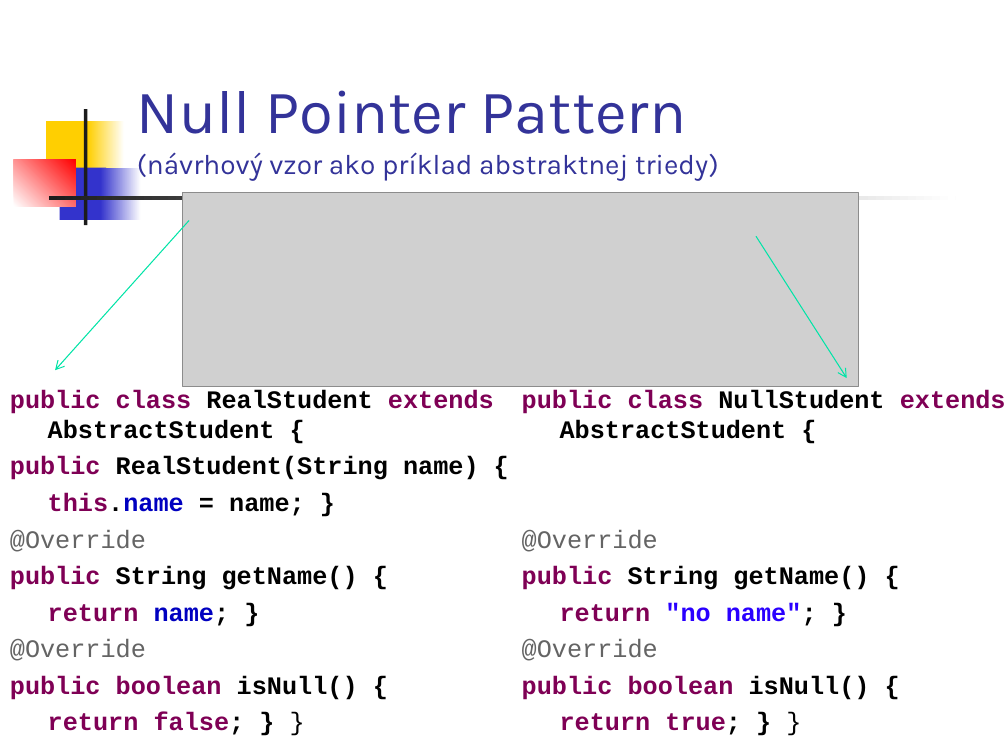
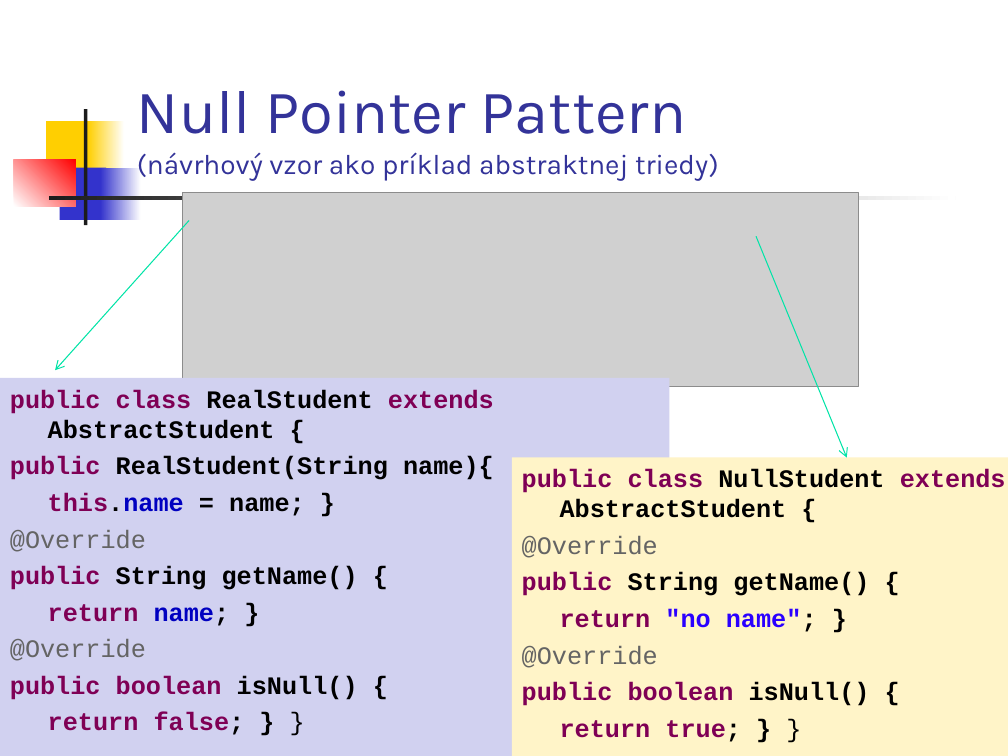
Before and after one commit to Programovanie4/Prednasky, a slide deck: slide 11 of 04/04_java.ppt (slide 7 before the commit). Drawn at 1008x756 pixels with LibreOffice and Linux fonts; fonts in the diff are those of the drawing; grey boxes stand for pictures. Boxes give left, top, right and bottom in pixels: in the first picture for what was removed or moved away, otherwise in the second. Text is boxed around its words. In the diff, an @@ line names an element or a change of style, - is before the commit and + after.

```diff
--- a/04/04_java.ppt
+++ b/04/04_java.ppt
@@ arrow moved from (756, 236) - (847, 378) to (756, 236) - (847, 458) @@
@@ rectangle "public class RealStudent extends AbstractStudent ...": place and size @@
-rectangle "public class RealStudent extends AbstractStudent ..." at box(10, 389, 494, 735)
+rectangle "public class RealStudent extends AbstractStudent ..." at box(0, 378, 669, 756)
@@ rectangle "public class RealStudent extends AbstractStudent ..." at box(0, 378, 669, 756): fill none to #D1D1F0 @@
@@ text in rectangle at box(10, 456, 494, 480): spaces changed @@
-public RealStudent(String name) {
+public RealStudent(String name){
@@ rectangle "public class NullStudent extends AbstractStudent ...": place and size @@
-rectangle "public class NullStudent extends AbstractStudent ..." at box(522, 389, 1006, 735)
+rectangle "public class NullStudent extends AbstractStudent ..." at box(512, 458, 1008, 756)
@@ rectangle "public class NullStudent extends AbstractStudent ..." at box(512, 458, 1008, 756): fill none to #FFF4C8 @@
```
Also in this commit, not shown: 12 other slides changed, 7 slides added, 1 other file.
